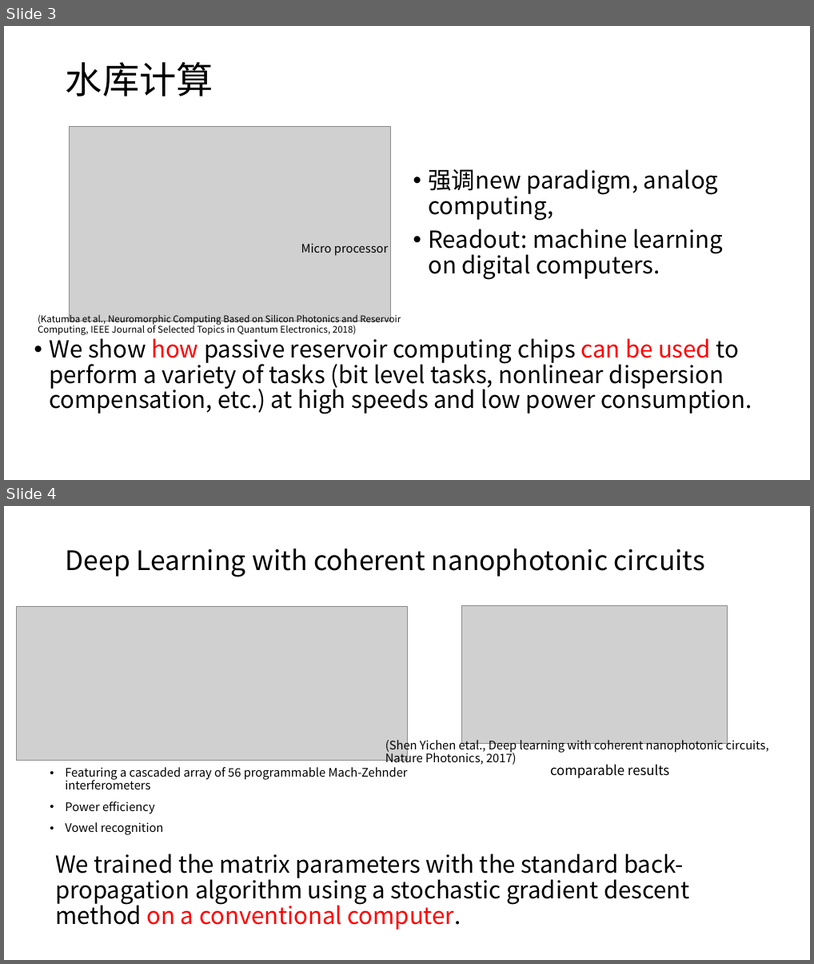
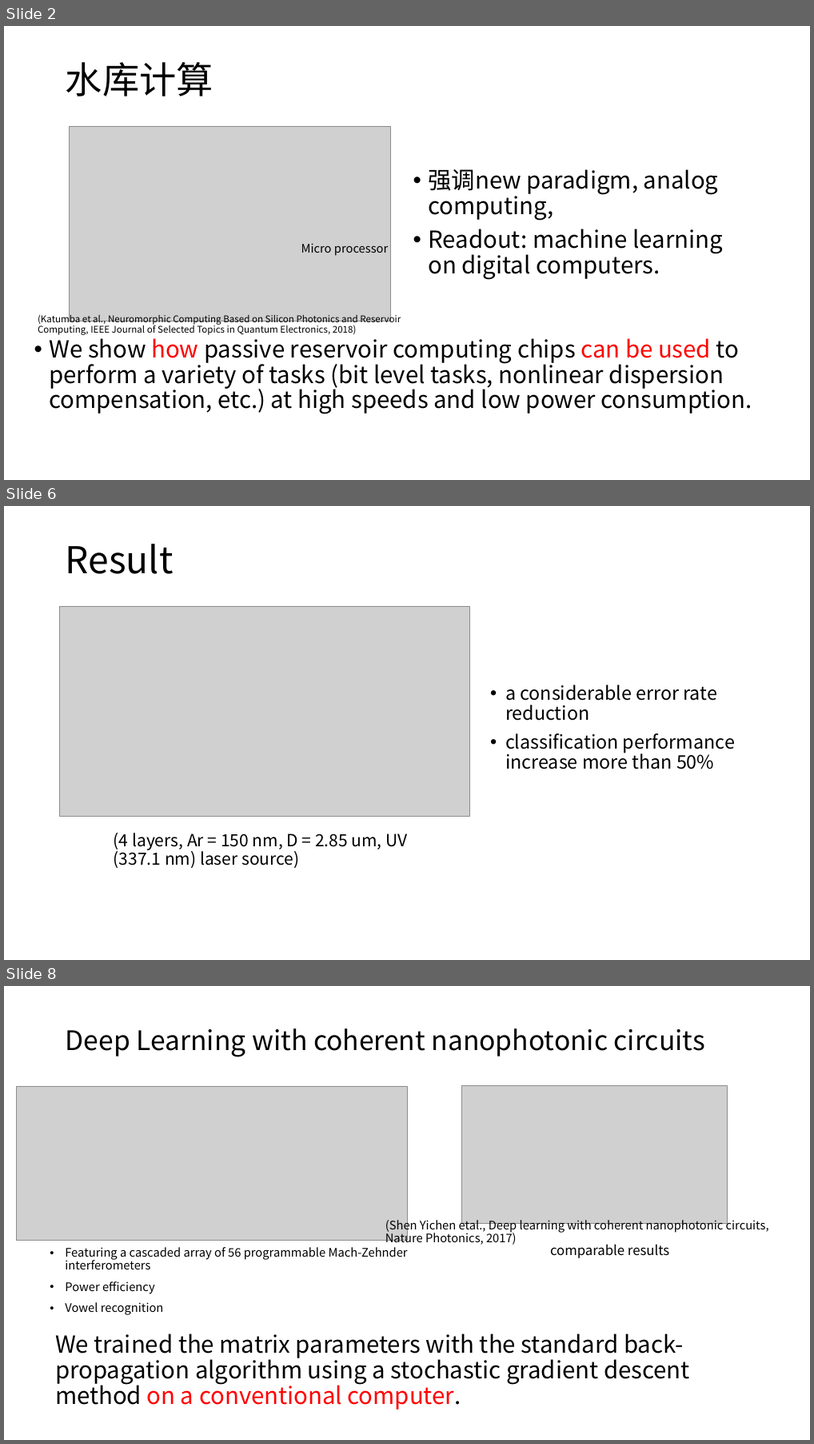
Before and after one commit to lucaschang95/DiscussionWithLin, a slide deck: Workspace0828/20190828-Summary, learning time for DP.pptx. Shown one above the other, each under a label of ours: slides 3 and 4 before the commit, slides 2, 6 and 8 after it; the slides between them are not shown. The pictures are 814x964 and 814x1444 pixels, drawn with LibreOffice and Linux fonts; fonts in the diff are those of the drawing; grey boxes stand for pictures. Boxes give left, top, right and bottom in pixels: in the first picture for what was removed or moved away, otherwise in the second. Text is boxed around its words. In the diff, an @@ line names an element or a change of style, - is before the commit and + after.

```diff
--- a/Workspace0828/20190828-Summary, learning time for DP.pptx
+++ b/Workspace0828/20190828-Summary, learning time for DP.pptx
@@ slide 6 added at (4,506,810,960), background #FFFFFF @@
@@ title added at (66,544,174,574), 44 pt, text #000000 @@
+Result
@@ picture added at (60,606,470,816) @@
@@ text added at (506,684,735,769), 22.2 pt, text #000000 @@
+• a considerable error rate reduction
+• classification performance increase more than 50%
@@ text added at (114,832,408,868), 20 pt, text #000000 @@
+(4 layers, Ar = 150 nm, D = 2.85 um, UV (337.1 nm) laser source)
@@ what was slide 3 is now slide 2 @@
@@ what was slide 4 is now slide 8 @@
```
Also in this commit, not shown: 4 other slides added, 1 slide removed.
